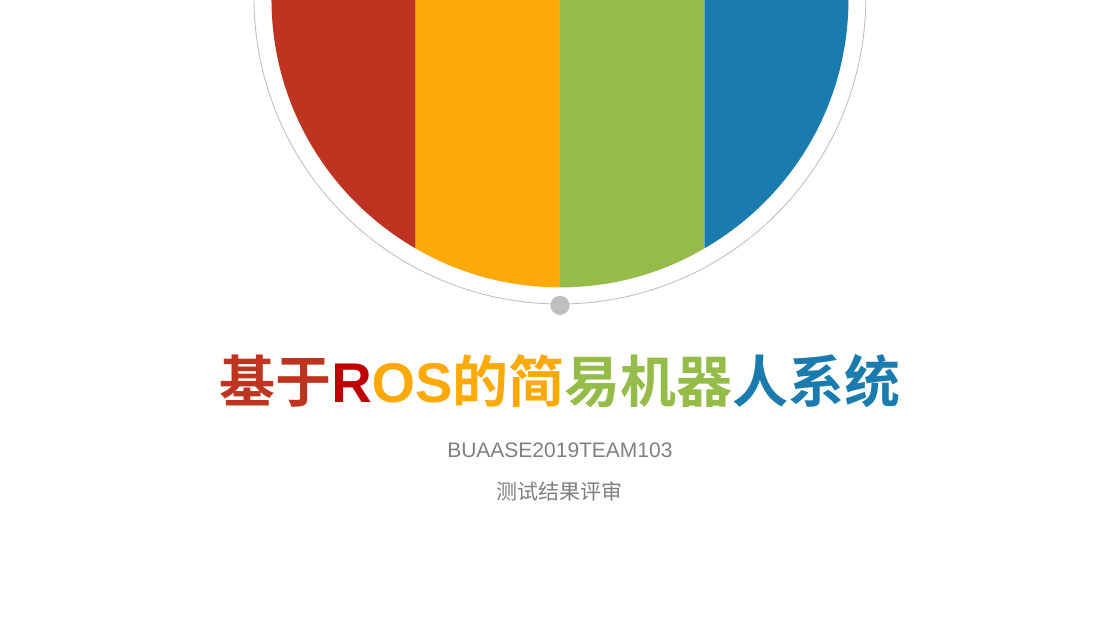
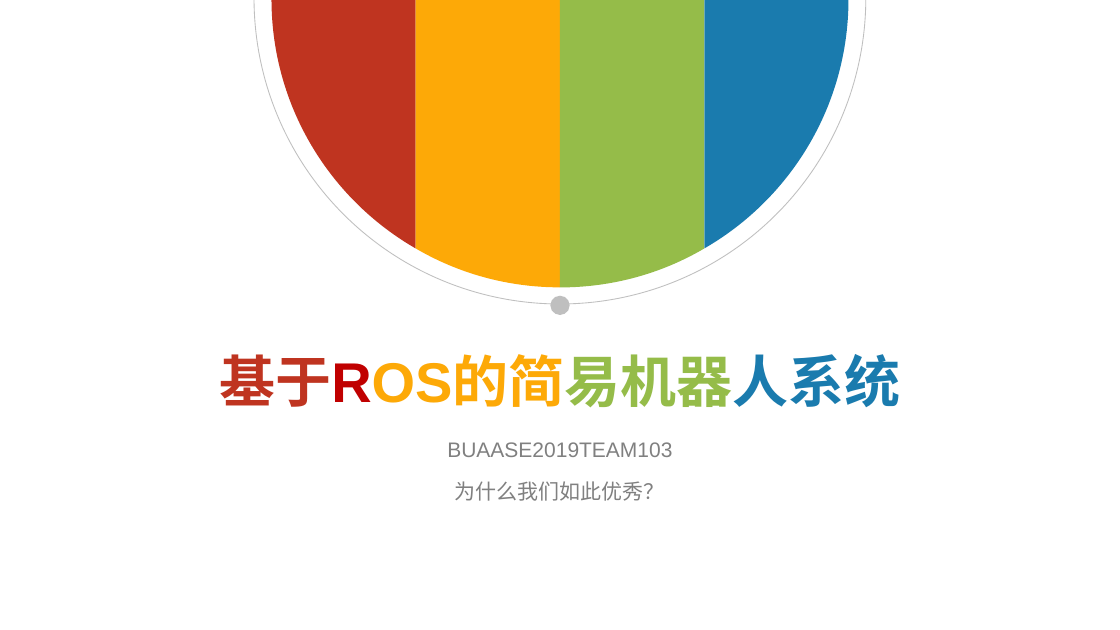
Before and after one commit to sebuaa2019/Team103, a slide deck: slide 1 of 答辩PPT/SE0611答辩TEAM103.pptx. Drawn at 1120x630 pixels with LibreOffice and Linux fonts; fonts in the diff are those of the drawing. Boxes give left, top, right and bottom in pixels: in the first picture for what was removed or moved away, otherwise in the second. Text is boxed around its words. In the diff, an @@ line names an element or a change of style, - is before the commit and + after.

```diff
--- a/答辩PPT/SE0611答辩TEAM103.pptx
+++ b/答辩PPT/SE0611答辩TEAM103.pptx
@@ text at (455, 481, 665, 501): text changed @@
-测试结果评审
+为什么我们如此优秀？
```
Also in this commit, not shown: 7 other slides changed, 1 slide added, 16 other files.
